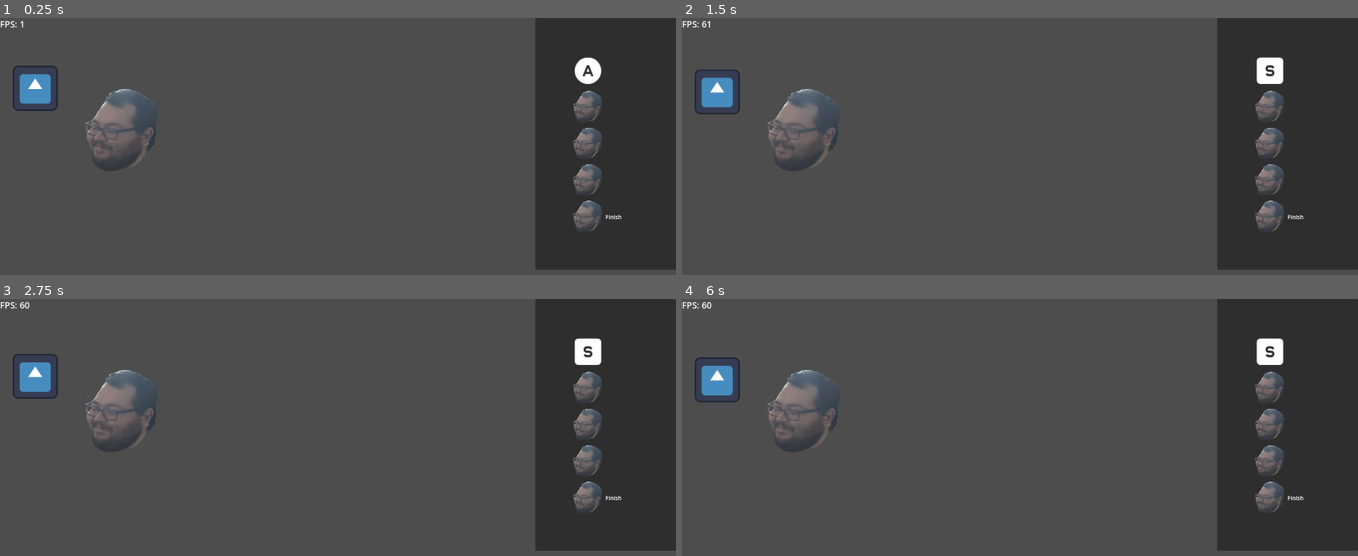
Above: before the commit, frames 1-4 (two rows, left to right).
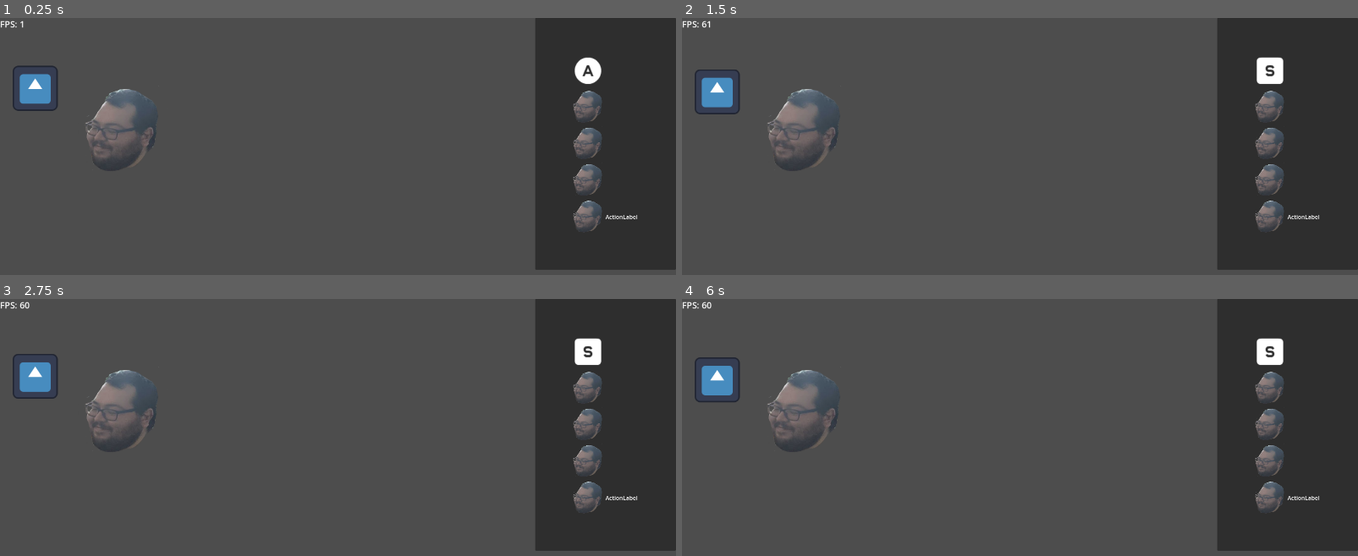
Above: after the commit, the same moments.

Repository: gabeochoa/prime_pressure
Game: Godot game, scene res://scenes/levels/level.tscn
Same seed, same stepped clock (60 frames per second), same inputs: the game is played once before the commit and once after it. The engine's default icon, where the game draws it, is replaced by a stand-in: a white triangle on a blue panel in a dark square.
Inputs (mouse positions are in pixels of both pictures, inside the frame that each line leads up to):
- Up to frame 1 (0.25 s): no input
- Up to frame 2 (1.5 s): tap Enter at 0.5, 0.8, 1.35 s; move the mouse to (1074, 151) at 0.52 s; hold W 0.53-1.28 s; tap Z at 0.6 s; click (1074, 151) at 0.67 s; move the mouse to (1290, 71) at 1.27 s; hold A from 1.28 s (still down); click (1290, 71) at 1.42 s
- Up to frame 3 (2.75 s): tap U at 1.55, 2.1 s; tap Space at 2 s; move the mouse to (608, 388) at 2.02 s; release A at 2.03 s; hold W from 2.03 s (still down); click (608, 388) at 2.17 s; tap B at 2.3 s
- Up to frame 4 (6 s): tap Enter at 2.75, 4.25, 4.55, 5.1 s; move the mouse to (1290, 424) at 2.77 s; tap B at 2.85 s; click (1290, 424) at 2.92 s; tap T at 3.05, 3.6 s; tap Space at 3.5, 5 s; move the mouse to (1290, 460) at 3.52 s; release W at 3.53 s; hold A 3.53-5.78 s; click (1290, 460) at 3.67 s; tap Z at 3.8, 4.35 s; move the mouse to (1290, 496) at 4.27 s; click (1290, 496) at 4.42 s; move the mouse to (1053, 489) at 5.02 s; click (1053, 489) at 5.17 s; tap U at 5.3, 5.85 s; move the mouse to (918, 394) at 5.77 s; hold W from 5.78 s (still down)

The runs differ from the first frame. In frame 1, less than 0.1% of the frame differs, in the area x 89-95%, y 76-79%; in frame 2, less than 0.1%; in frame 3, less than 0.1%; in frame 4, less than 0.1%.

Commit message:
extract data into a data class for easier movement

Diff:
--- /dev/null
+++ b/action_data.gd
@@ -0,0 +1,91 @@
+class_name ActionData
+
+var name: String
+var key: Key
+var gamepad: String
+var is_active: bool
+var use_controller: bool
+var hide_label: bool
+
+static func with_all(n: String, k: Key, g: String, is_controller: bool, active: bool):
+	return (
+		ActionData.new()
+		.set_name(n)
+		.set_key(k)
+		.set_gamepad(g)
+		.set_is_controller(is_controller)
+		.set_is_active(active)
+	)
+
+func set_name(n: String) -> ActionData :
+	name = n
+	return self
+
+func set_key(k: Key) -> ActionData:
+	key = k
+	return self
+
+func set_gamepad(g: String) -> ActionData:
+	gamepad = g
+	return self
+
+func set_is_controller(ic: bool) -> ActionData:
+	use_controller = ic
+	return self
+
+func set_active(ic: bool) -> ActionData:
+	is_active = ic
+	return self
+
+func set_hide_label(hl: bool) -> ActionData:
+	hide_label = hl
+	return self
+
+func get_image() -> Texture2D:
+	var image
+	if is_active:
+		if use_controller:
+			image = get_image_for_gamepad()
+		else:
+			image = get_image_for_key()
+	else:
+		image = load("res://graphics/face.png")
+	return image
+
+
+
+func get_image_for_key()-> Texture2D:
+	const prefix = "res://graphics/controls/keyboard_default/"
+	var make_keyboard = func(name): return prefix +  "keyboard_%s.png"%name
+
+	match key:
+		var letter when key >= KEY_A and key <= KEY_Z:
+			var pos :int = key - KEY_A
+			var character: int = 65 + pos
+			var keyfile = make_keyboard.call(String.chr(character))
+			print(keyfile)
+			return load(keyfile)
+		KEY_ENTER:
+			return load(make_keyboard.call("enter"))
+		var other_key:
+			assert(false, "Missing image for key %s" % other_key)
+	return load("res://graphics/character_efb_mug.png")
+
+func get_image_for_gamepad()-> Texture2D:
+	const prefix = "res://graphics/controls/xbox_default/"
+	var make_button= func(name): return prefix +  "xbox_button_%s.png"%name
+	var make_= func(name): return prefix +  "xbox_%s.png"%name
+	match gamepad:
+		"action_one":
+			return load(make_button.call("a"))
+		"action_two":
+			return load(make_button.call("b"))
+		"action_three":
+			return load(make_button.call("x"))
+		"action_four":
+			return load(make_button.call("y"))
+		"action_finish":
+			return load(make_.call("rb"))
+		var other_key:
+			assert(false, "Missing image for gamepad %s action %s" % [name, other_key])
+	return load("res://graphics/character_efb_mug.png")
--- a/scenes/levels/action_label.gd
+++ b/scenes/levels/action_label.gd
@@ -2,55 +2,11 @@
 
 @onready var richLabel: RichTextLabel = %RichTextLabel
 
-func get_image_for_key(key: Key)-> Texture2D:
-	const prefix = "res://graphics/controls/keyboard_default/"
-	var make_keyboard = func(name): return prefix +  "keyboard_%s.png"%name
 
-	match key:
-		var letter when key >= KEY_A and key <= KEY_Z:
-			var pos :int = key - KEY_A
-			var character: int = 65 + pos
-			var keyfile = make_keyboard.call(String.chr(character))
-			print(keyfile)
-			return load(keyfile)
-		KEY_ENTER:
-			return load(make_keyboard.call("enter"))
-		var other_key:
-			assert(false, "Missing image for key %s" % other_key)
-	return load("res://graphics/character_efb_mug.png")
+var data: ActionData
 
-func get_image_for_gamepad(gamepad: String)-> Texture2D:
-	const prefix = "res://graphics/controls/xbox_default/"
-	var make_button= func(name): return prefix +  "xbox_button_%s.png"%name
-	var make_= func(name): return prefix +  "xbox_%s.png"%name
-	match gamepad:
-		"action_one":
-			return load(make_button.call("a"))
-		"action_two":
-			return load(make_button.call("b"))
-		"action_three":
-			return load(make_button.call("x"))
-		"action_four":
-			return load(make_button.call("y"))
-		"action_finish":
-			return load(make_.call("rb"))
-		var other_key:
-			assert(false, "Missing image for gamepad %s action %s" % [name, other_key])
-	return load("res://graphics/character_efb_mug.png")
-
-var key: Key
-var gamepad: String
-var is_active: bool
-var use_controller: bool
-var hide_label: bool
-
-func with_data(n: String, k: Key, g: String, is_controller: bool, active: bool) -> ActionLabel :
-	name = n
-	key = k
-	gamepad = g
-	use_controller = is_controller
-	is_active = active
-	print("action label _init ", g)
+func with_data(action_data: ActionData) -> ActionLabel :
+	data = action_data
 	return self
 
 # Called when the node enters the scene tree for the first time.
@@ -61,16 +17,9 @@
 
 func update_ui():
 	set_custom_minimum_size(Vector2(200, 100))
-	var image
-	if is_active:
-		if use_controller:
-			image = get_image_for_gamepad(gamepad)
-		else:
-			image = get_image_for_key(key)
-		richLabel.add_image(image, 100, 100)
-	else:
-		richLabel.add_image(load("res://graphics/face.png"), 100, 100)
-	if !hide_label:
+	var image = data.get_image()
+	richLabel.add_image(image, 100, 100)
+	if !data.hide_label:
 		richLabel.add_text(name)
 
 # Called every frame. 'delta' is the elapsed time since the previous frame.
--- a/scenes/scripts/sophie.gd
+++ b/scenes/scripts/sophie.gd
@@ -1,20 +1,22 @@
 extends Node2D
 
 class ScreenListener:
-	var hide_label: bool
-	var name: String
-	var key: Key
-	var gamepad: String
-
-	func _init(n: String, k:Key):
-		name = n
-		key = k
+
+	var data: ActionData
+
+	func _init(action_data: ActionData):
+		data = action_data
+
+	func from_raw(name: String, key: Key):
+		data.name = name
+		data.key = key
+		return self
 
 	func is_active() -> bool:
 		return true
 
 	func action(screen: Screen):
-		assert(false, "class " + name + " needs to implement action()")
+		assert(false, "class " + data.name + " needs to implement action()")
 		return false
 
 	func is_not_active() -> bool:
@@ -55,8 +57,12 @@
 class Screen:
 	class CompleteAction extends ScreenListener:
 		func _init():
-			super("Finish", KEY_ENTER)
-			gamepad = "action_finish"
+			super(
+				ActionData.new()
+				.set_name("Finish")
+				.set_key(KEY_ENTER)
+				.set_gamepad("action_finish")
+			)
 
 		func action(screen:Screen):
 			print("screen " + screen.name + " complete")
@@ -82,26 +88,38 @@
 class BoxScreen extends Screen:
 	class BoxUnfold extends ScreenListener:
 		func _init():
-			super("unfold", KEY_U)
-
-		func action(screen:Screen):
-			print(name)
+			super(
+				ActionData.new()
+				.set_name("unfold")
+				.set_key(KEY_U)
+			)
+
+		func action(screen:Screen):
+			print(data.name)
 			screen.next()
 
 	class BoxBottom extends ScreenListener:
 		func _init():
-			super("bottom", KEY_B)
-
-		func action(screen:Screen):
-			print(name)
+			super(
+				ActionData.new()
+				.set_name("bottom")
+				.set_key(KEY_B)
+			)
+
+		func action(screen:Screen):
+			print(data.name)
 			screen.next()
 
 	class BoxTape extends ScreenListener:
 		func _init():
-			super("tape", KEY_T)
-
-		func action(screen:Screen):
-			print(name)
+			super(
+				ActionData.new()
+				.set_name("tape")
+				.set_key(KEY_T)
+			)
+
+		func action(screen:Screen):
+			print(data.name)
 			screen.next()
 
 	var enabled: int
@@ -130,7 +148,7 @@
 			if enabled != i:
 				continue
 			var act = config[i]
-			if action.name != act.name:
+			if action.data.name != act.data.name:
 				#print("action names didnt match %s and %s" % [action.name, act.name])
 				continue
 			return act.is_active();
@@ -141,11 +159,15 @@
 class OrderScreen extends Screen:
 	class OrderLetter extends ScreenListener:
 		func _init(key: Key):
-			super("order_letter_%s" % key, key)
-			hide_label = true
-
-		func action(screen:Screen):
-			print(name)
+			super(
+				ActionData.new()
+				.set_name("order_letter_%s" % key)
+				.set_key(key)
+				.set_hide_label(true)
+			)
+
+		func action(screen:Screen):
+			print(data.name)
 			screen.next()
 
 	func create_order_letter(item: String):
@@ -180,7 +202,7 @@
 			if enabled != i:
 				continue
 			var act = config[i]
-			if action.name != act.name:
+			if action.data.name != act.data.name:
 				#print("action names didnt match %s and %s" % [action.name, act.name])
 				continue
 			return act.is_active();
@@ -211,14 +233,14 @@
 	pass # Replace with function body.
 
 func assign_inputs_for_action(screen:Screen, action:ScreenListener):
-	if action.gamepad.length() != 0:
+	if action.data.gamepad.length() != 0:
 		return
 
 	if !screen.is_active_action(action):
 		return
 
 	assert(action_index < actions.size(), "Showing more actions on screen than we have actions for")
-	action.gamepad = actions[action_index]
+	action.data.gamepad = actions[action_index]
 	action_index += 1
 
 func handle_input_for_action(screen:Screen, action: ScreenListener):
@@ -227,7 +249,7 @@
 
 	assign_inputs_for_action(screen,action)
 
-	if Input.is_key_pressed(action.key) or Input.is_action_just_pressed(action.gamepad):
+	if Input.is_key_pressed(action.data.key) or Input.is_action_just_pressed(action.data.gamepad):
 		action.action(screen)
 		get_viewport().set_input_as_handled()
 		return
@@ -261,15 +283,13 @@
 
 func create_action_button(screen: Screen, action: ScreenListener) -> Control :
 	var label = action_label_scene.instantiate().with_data(
-		action.name,
-		action.key,
-		action.gamepad,
-		using_controller,
-		screen.is_active_action(action)
+		action.data
+		.set_is_controller(using_controller)
+		.set_active(screen.is_active_action(action))
 	)
 
-	if action.hide_label:
-		label.hide_label = true
+	if action.data.hide_label:
+		label.data.hide_label = true
 	var wrapper = MarginContainer.new()
 	wrapper.add_child(label)
 	wrapper.add_theme_constant_override("theme_override_constants/margin_left", 100)
